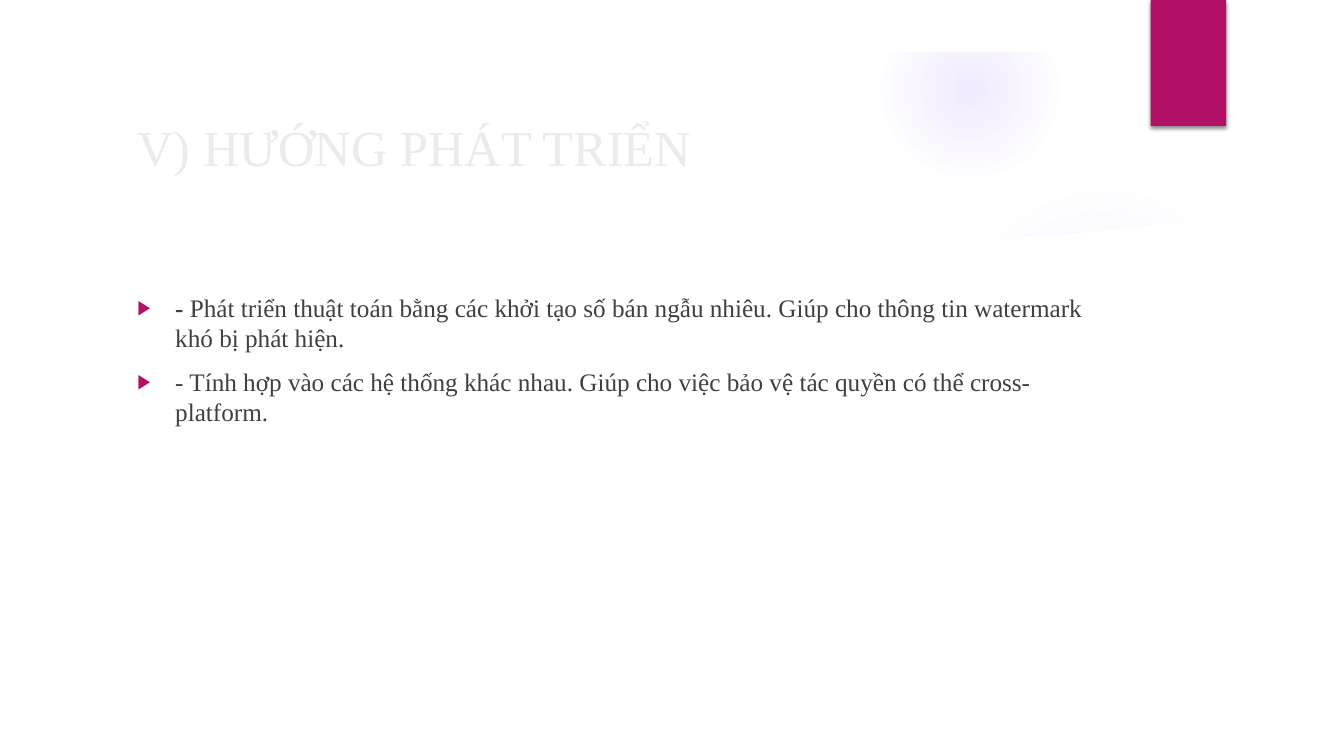
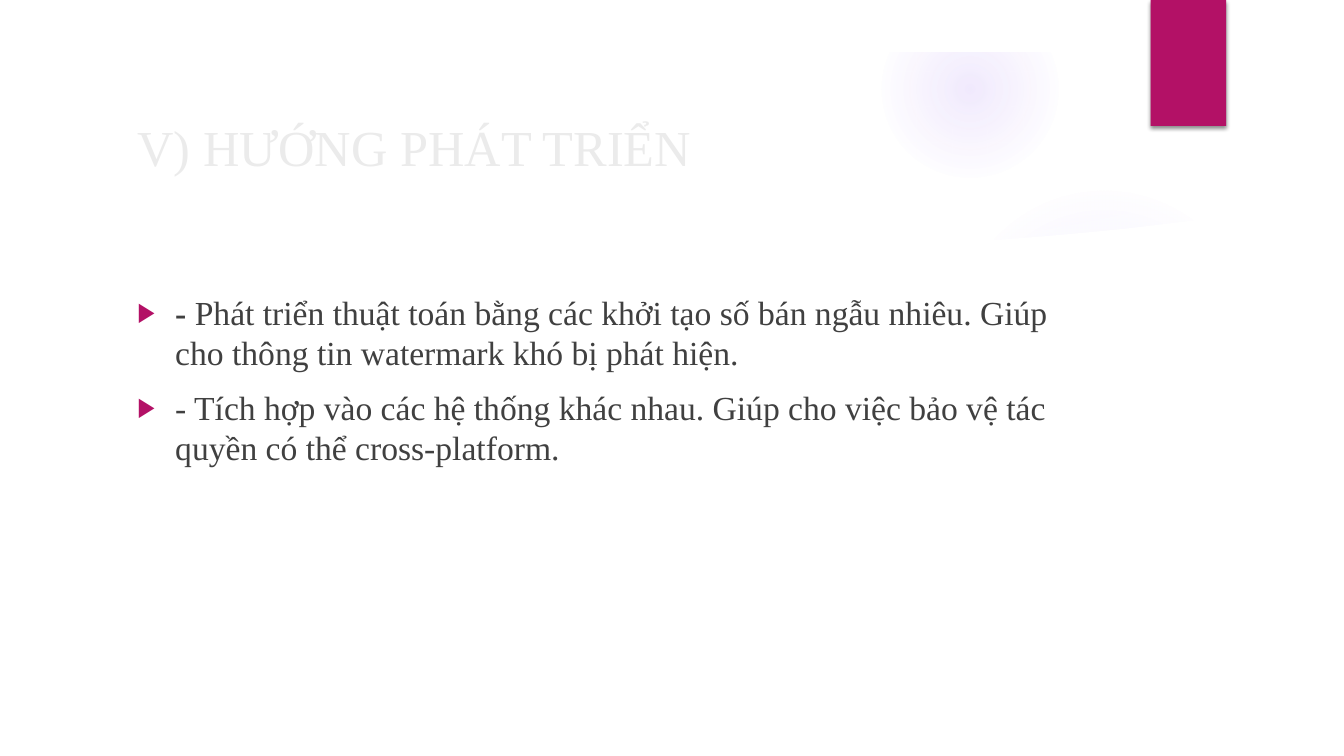
Before and after one commit to TruongThanhNam97/angular-audio, a slide deck: slide 32 of document/BC-LVTN.pptx (slide 30 before the commit). Drawn at 1344x756 pixels with LibreOffice and Linux fonts; fonts in the diff are those of the drawing; background and template pictures are left out. Boxes give left, top, right and bottom in pixels: in the first picture for what was removed or moved away, otherwise in the second. Text is boxed around its words. In the diff, an @@ line names an element or a change of style, - is before the commit and + after.

```diff
--- a/document/BC-LVTN.pptx
+++ b/document/BC-LVTN.pptx
@@ text at [175, 300, 1047, 372]: size 18 to 24 pt in "- Phát triển thuật toán bằng các ..." @@
@@ text at [175, 395, 1045, 467]: text changed; size 18 to 24 pt @@
-▶ - Tính hợp vào các hệ thống khác nhau. Giúp cho việc bảo vệ tác quyền có thể cross-platform.
+▶ - Tích hợp vào các hệ thống khác nhau. Giúp cho việc bảo vệ tác quyền có thể cross-platform.
```
Also in this commit, not shown: 15 other slides changed, 3 slides added, 3 other files.
